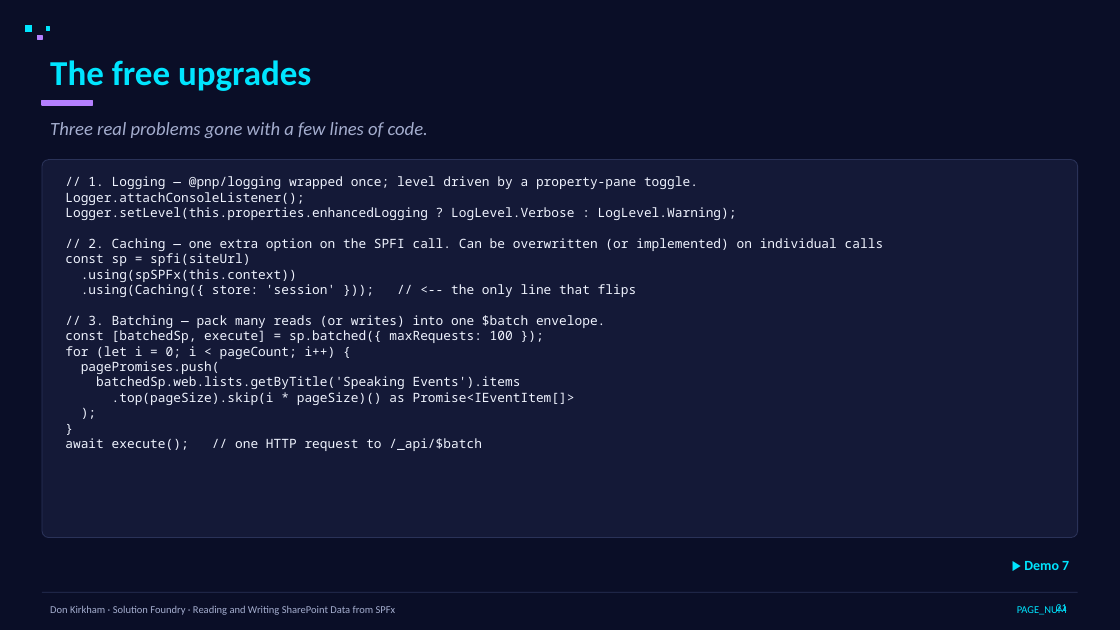
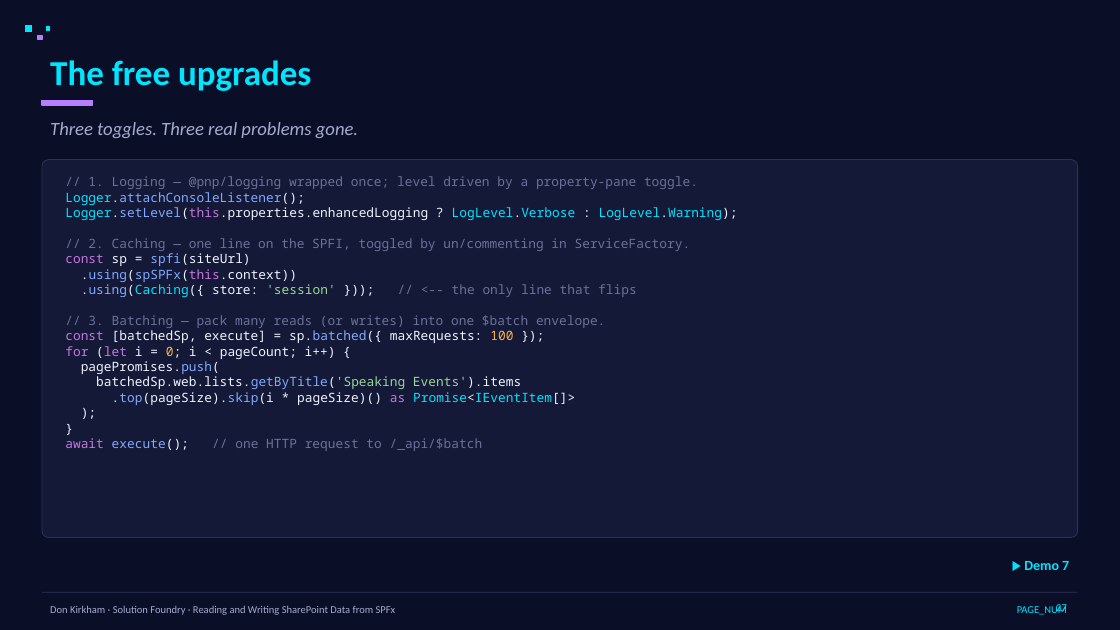
Before and after one commit to DonKirkham/dataDemo, a slide deck: slide 27 of presentation/data-access-spfx.pptx (slide 21 before the commit). Drawn at 1120x630 pixels with LibreOffice and Linux fonts; fonts in the diff are those of the drawing. Boxes give left, top, right and bottom in pixels: in the first picture for what was removed or moved away, otherwise in the second. Text is boxed around its words. In the diff, an @@ line names an element or a change of style, - is before the commit and + after.

```diff
--- a/presentation/data-access-spfx.pptx
+++ b/presentation/data-access-spfx.pptx
@@ text at [50,122,358,138]: text changed @@
-Three real problems gone with a few lines of code.
+Three toggles. Three real problems gone.
@@ text at [65,176,738,451]: text colour #F0F4FF to #6B7299 in "// 1. Logging — @pnp/logging wrapped once; ...", "// <-- the only line that flips", "// 3. Batching — pack many reads ...", "// one HTTP request to /_api/$batch"; text colour #F0F4FF to #00E5FF in "Logger.attachConsoleListener();", "Logger.setLevel(this.properties.enhancedLogging LogLevel.Ver ...", ".using(Caching({", "Promise<IEventItem[]>"; text colour #F0F4FF to #82AAFF in "Logger.attachConsoleListener();", "Logger.setLevel(this.properties.enhancedLogging", "spfi(siteUrl)", ".using(spSPFx(this.context))" and 6 more places; text colour #F0F4FF to #C678DD in "Logger.setLevel(this.properties.enhancedLogging", "const", ".using(spSPFx(this.context))", "const" and 3 more places; text colour #F0F4FF to #98D894 in "'session'", "batchedSp.web.lists.getByTitle('Speaking Events').items"; text colour #F0F4FF to #FFB347 in "100", "0;" @@
@@ text at [88,238,691,251]: text changed; text colour #F0F4FF to #6B7299 @@
-// 2. Caching — one extra option on the SPFI call. Can be overwritten (or implemented) on individual calls
+// 2. Caching — one line on the SPFI, toggled by un/commenting in ServiceFactory.
```
Also in this commit, not shown: 19 other slides changed, 6 slides added, 2 other files.
